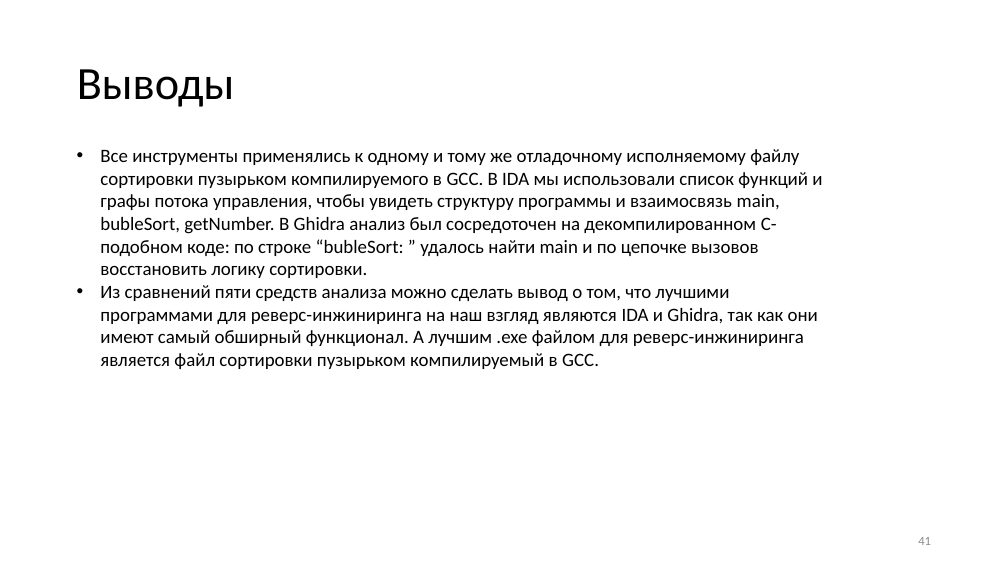
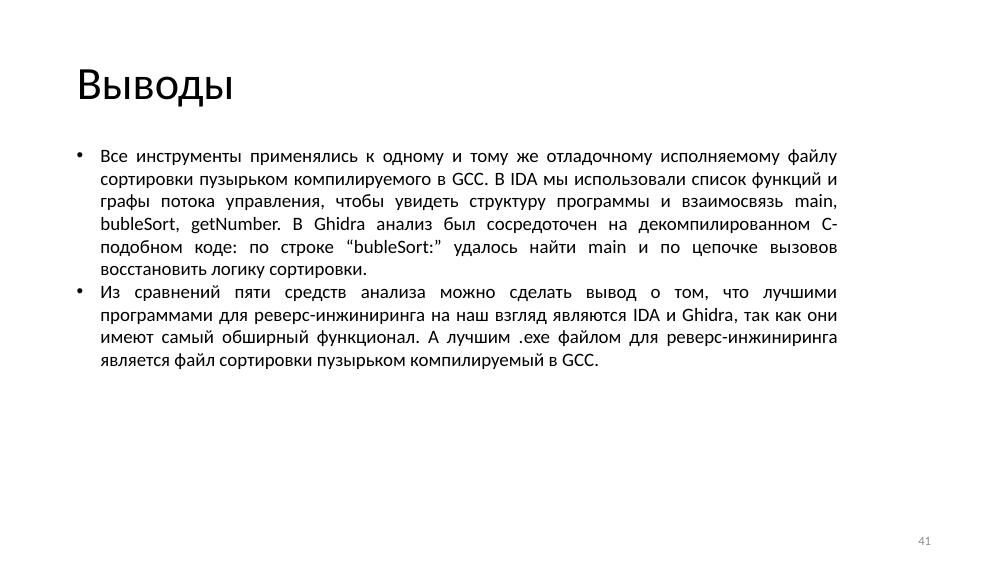
Before and after one commit to NebovarenkovStepan/ReverseEngineering_TKI_341, a slide deck: slide 41 of Task-2/Лр2_С Небоваринков Зверь Bubble Sort.pptx. Drawn at 1008x567 pixels with LibreOffice and Linux fonts; fonts in the diff are those of the drawing. Boxes give left, top, right and bottom in pixels: in the first picture for what was removed or moved away, otherwise in the second. Text is boxed around its words. In the diff, an @@ line names an element or a change of style, - is before the commit and + after.

Commit message:
Правки вывода в презентации

```diff
--- a/Task-2/Лр2_С Небоваринков Зверь Bubble Sort.pptx
+++ b/Task-2/Лр2_С Небоваринков Зверь Bubble Sort.pptx
@@ text at bbox=[100, 149, 838, 278]: text changed @@
-• Все инструменты применялись к одному и тому же отладочному исполняемому файлу сортировки пузырьком компилируемого в GCC. В IDA мы использовали список функций и графы потока управления, чтобы увидеть структуру программы и взаимосвязь main, bubleSort, getNumber. В Ghidra анализ был сосредоточен на декомпилированном C-подобном коде: по строке “bubleSort: ” удалось найти main и по цепочке вызовов восстановить логику сортировки.
+• Все инструменты применялись к одному и тому же отладочному исполняемому файлу сортировки пузырьком компилируемого в GCC. В IDA мы использовали список функций и графы потока управления, чтобы увидеть структуру программы и взаимосвязь main, bubleSort, getNumber. В Ghidra анализ был сосредоточен на декомпилированном C-подобном коде: по строке “bubleSort:” удалось найти main и по цепочке вызовов восстановить логику сортировки.
@@ text at bbox=[100, 285, 838, 369]: alignment left to justified @@
```
